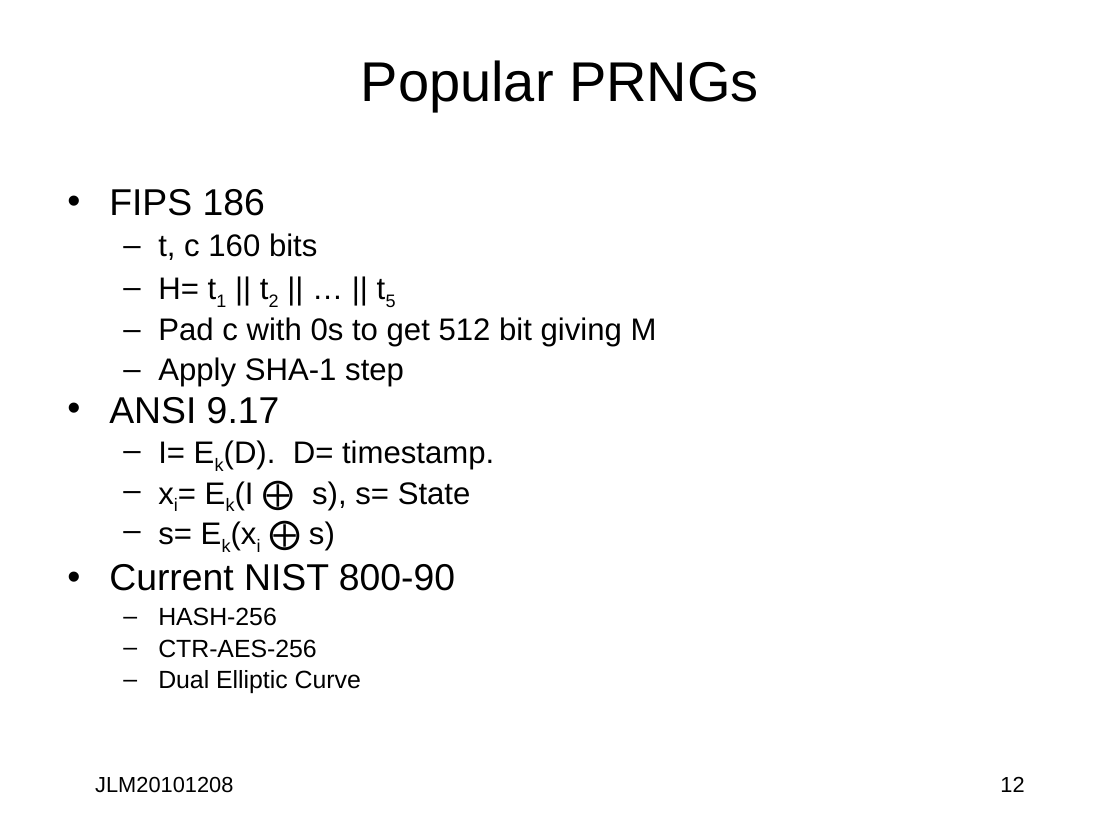
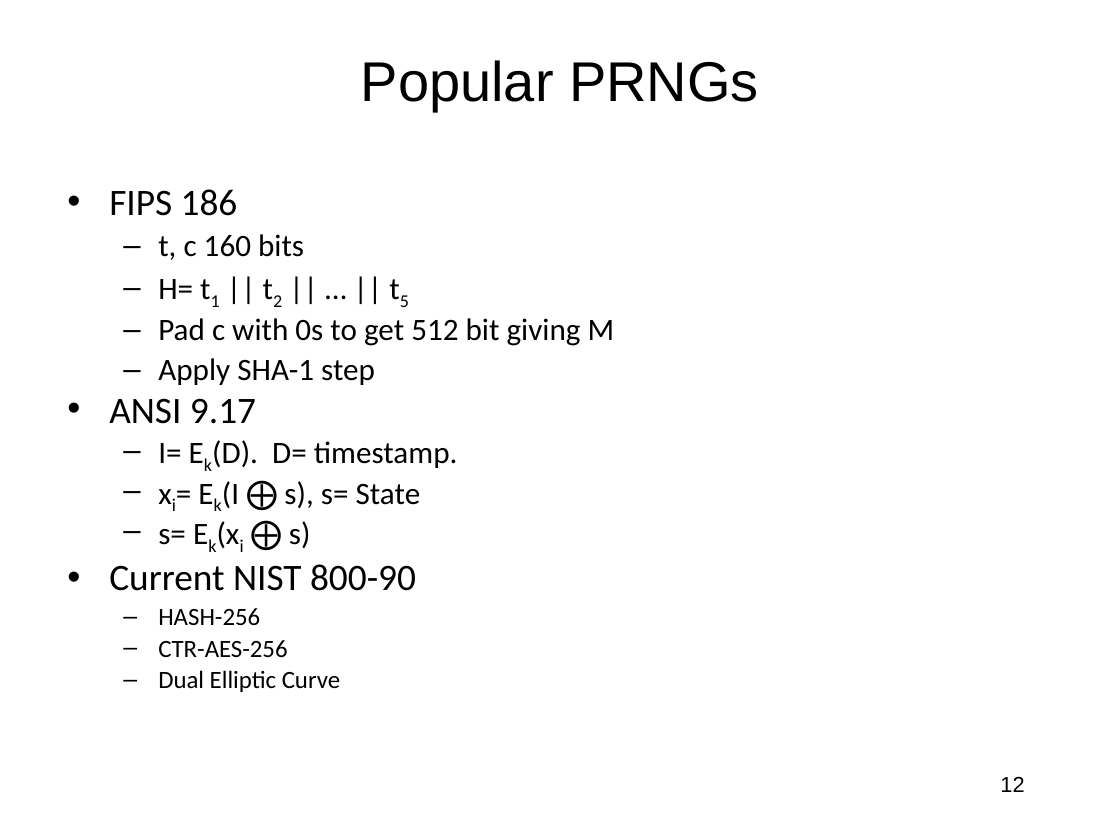
Before and after one commit to jlmucb/class_notes, a slide deck: slide 12 of BerkeleyClass/CS290Spring2013/Lectures/Cryptoclass9.pptx. Drawn at 1120x840 pixels with LibreOffice and Linux fonts; fonts in the diff are those of the drawing. Boxes give left, top, right and bottom in pixels: in the first picture for what was removed or moved away, otherwise in the second. Text is boxed around its words. In the diff, an @@ line names an element or a change of style, - is before the commit and + after.

```diff
--- a/BerkeleyClass/CS290Spring2013/Lectures/Cryptoclass9.pptx
+++ b/BerkeleyClass/CS290Spring2013/Lectures/Cryptoclass9.pptx
@@ text "FIPS 186" at box(109, 189, 615, 692): font Arial to Calibri; font Noto Sans Mono to Calibri in "⨁", "⨁" @@
@@ text removed at box(95, 776, 233, 793) @@
-JLM20101208
```
Also in this commit, not shown: 115 other slides changed, 1 other file.
